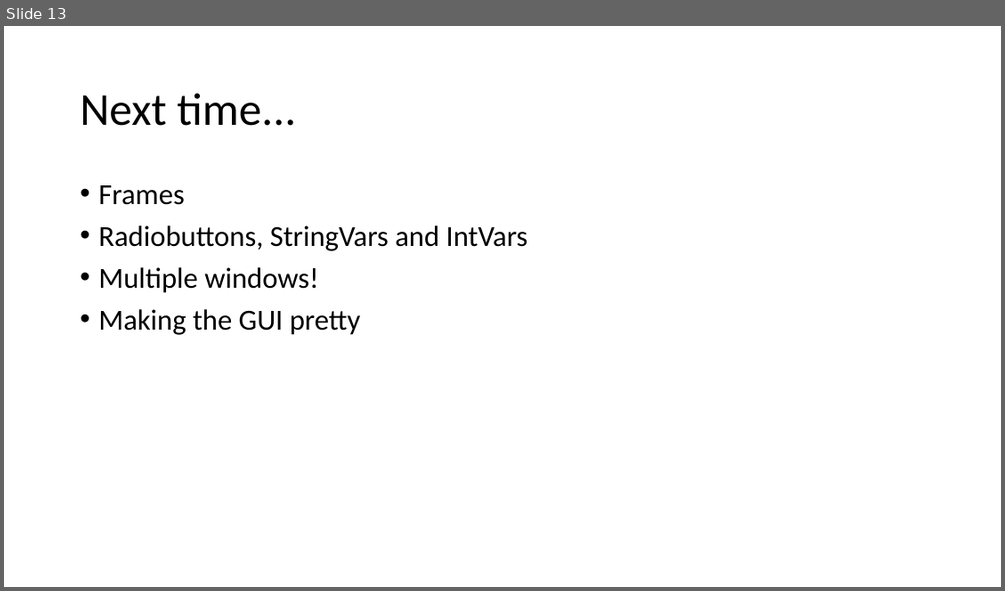
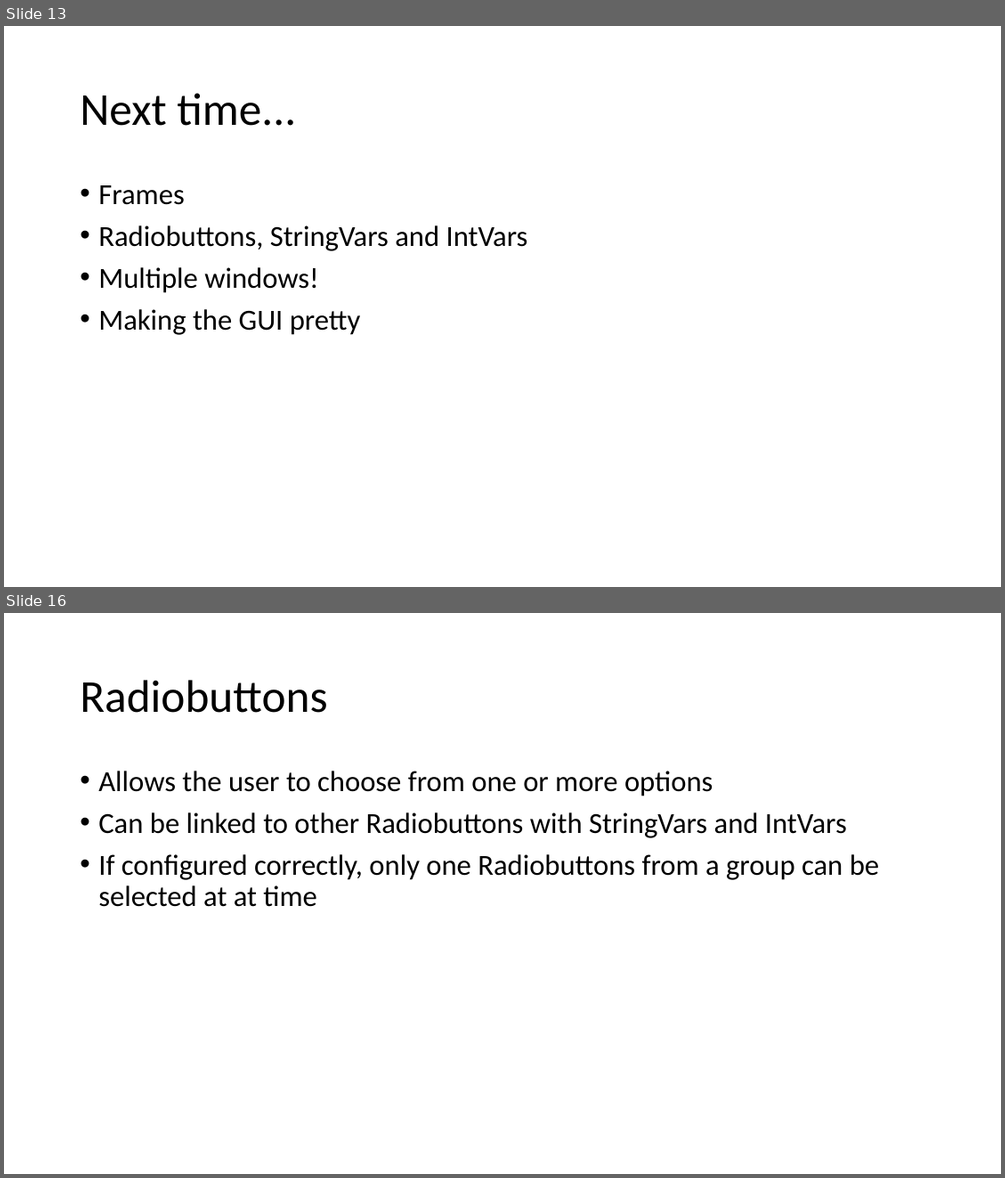
Before and after one commit to sswensen3/cs2316.github.io, a slide deck: slides/tkinter.pptx. Shown one above the other, each under a label of ours: slide 13 before the commit, slides 13 and 16 after it; the slides between them are not shown. The pictures are 1005x591 and 1005x1178 pixels, drawn with LibreOffice and Linux fonts; fonts in the diff are those of the drawing. Boxes give left, top, right and bottom in pixels: in the first picture for what was removed or moved away, otherwise in the second. Text is boxed around its words. In the diff, an @@ line names an element or a change of style, - is before the commit and + after.

```diff
--- a/slides/tkinter.pptx
+++ b/slides/tkinter.pptx
@@ slide 16 added at (x1=4, y1=613, x2=1001, y2=1174), background #FFFFFF @@
@@ title added at (x1=80, y1=680, x2=327, y2=713), 44 pt, text #000000 @@
+Radiobuttons
@@ text added at (x1=98, y1=771, x2=879, y2=907), 28 pt, text #000000 @@
+• Allows the user to choose from one or more options
+• Can be linked to other Radiobuttons with StringVars and IntVars
+• If configured correctly, only one Radiobuttons from a group can be selected at at time
```
Also in this commit, not shown: 10 other slides added.
